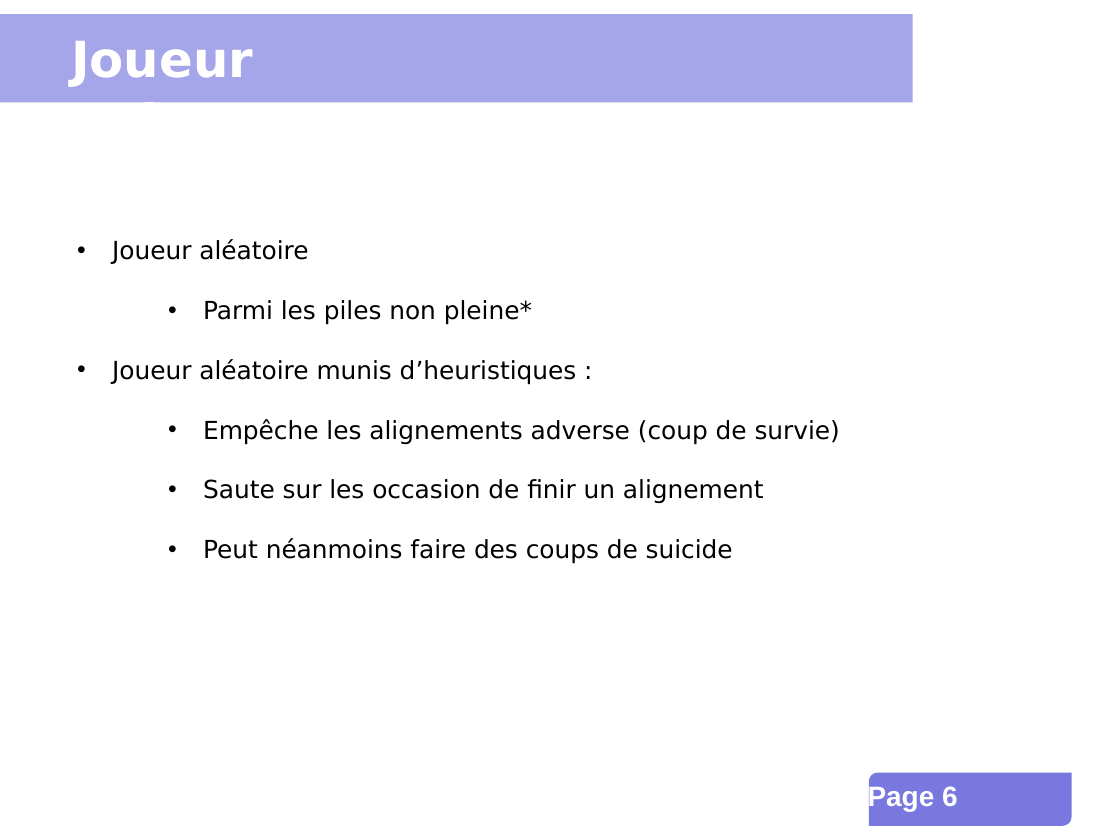
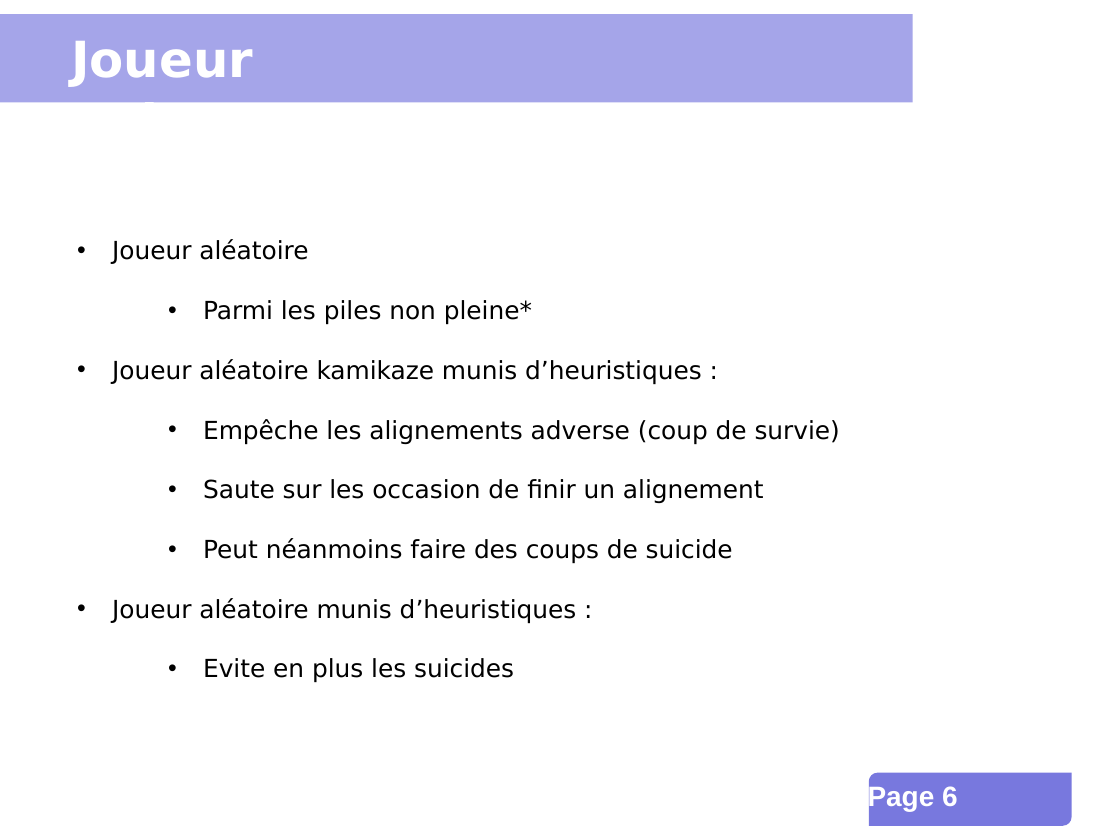
Before and after one commit to INSA-4IF-H4404-2013-2014/Connect-Four, a slide deck: slide 6 of presentation.ppt. Drawn at 1120x840 pixels with LibreOffice and Linux fonts; fonts in the diff are those of the drawing; background and template pictures are left out. Boxes give left, top, right and bottom in pixels: in the first picture for what was removed or moved away, otherwise in the second. Text is boxed around its words. In the diff, an @@ line names an element or a change of style, - is before the commit and + after.

```diff
--- a/presentation.ppt
+++ b/presentation.ppt
@@ text at [112,359,702,385]: text changed @@
-• Joueur aléatoire munis d’heuristiques :
+• Joueur aléatoire kamikaze munis d’heuristiques :
@@ text at [112,598,577,683]: paragraphs added @@
+• Joueur aléatoire munis d’heuristiques :
+  • Evite en plus les suicides
```
Also in this commit, not shown: 3 other slides changed.
